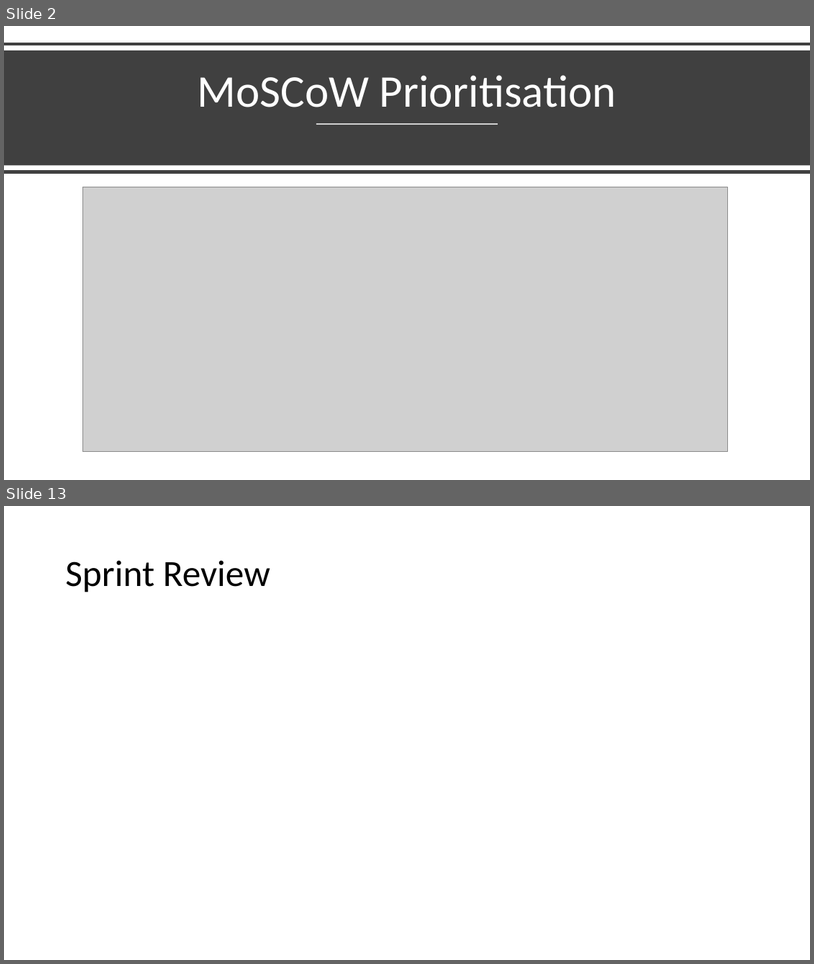
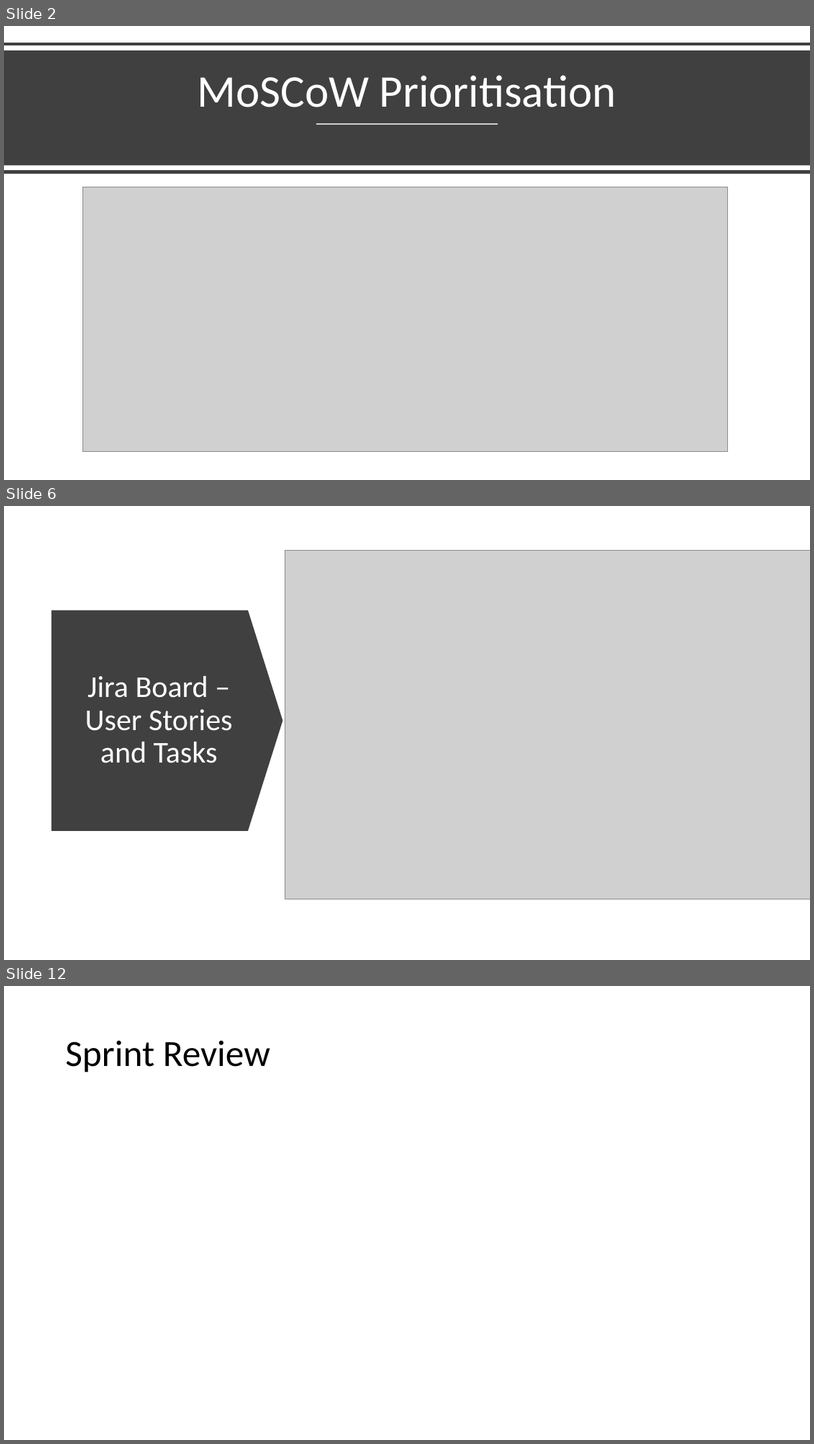
Before and after one commit to Ridwan-Kawsar/IMS-22EnableMay2, a slide deck: Documentation/IMS Presentation.pptx. Shown one above the other, each under a label of ours: slides 2 and 13 before the commit, slides 2, 6 and 12 after it; the slides between them are not shown. The pictures are 814x964 and 814x1444 pixels, drawn with LibreOffice and Linux fonts; fonts in the diff are those of the drawing; grey boxes stand for pictures. Boxes give left, top, right and bottom in pixels: in the first picture for what was removed or moved away, otherwise in the second. Text is boxed around its words. In the diff, an @@ line names an element or a change of style, - is before the commit and + after.

```diff
--- a/Documentation/IMS Presentation.pptx
+++ b/Documentation/IMS Presentation.pptx
@@ slide 6 added at (4,506,810,960), background #FFFFFF @@
@@ picture added at (285,550,810,898) @@
@@ down arrow added at (52,610,283,831), fill #404040 @@
@@ title added at (85,676,233,763), 36 pt, text #FFFFFF @@
+Jira Board – User Stories and Tasks
@@ what was slide 13 is now slide 12 @@
```
Also in this commit, not shown: 5 slides changed, 4 other slides added, 6 slides removed, 1 other file.
